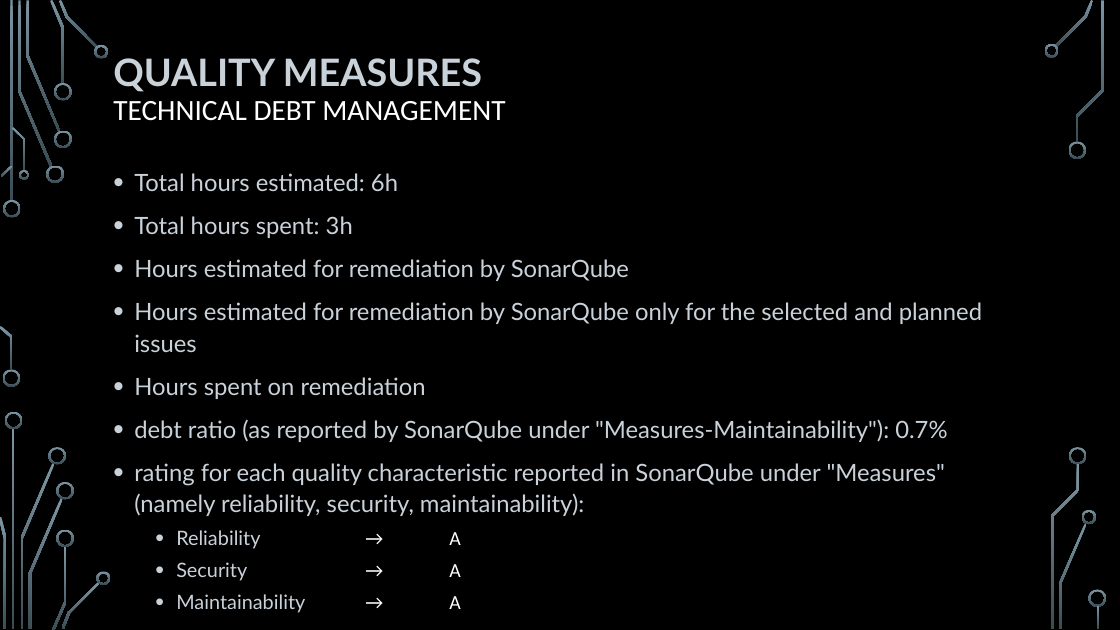
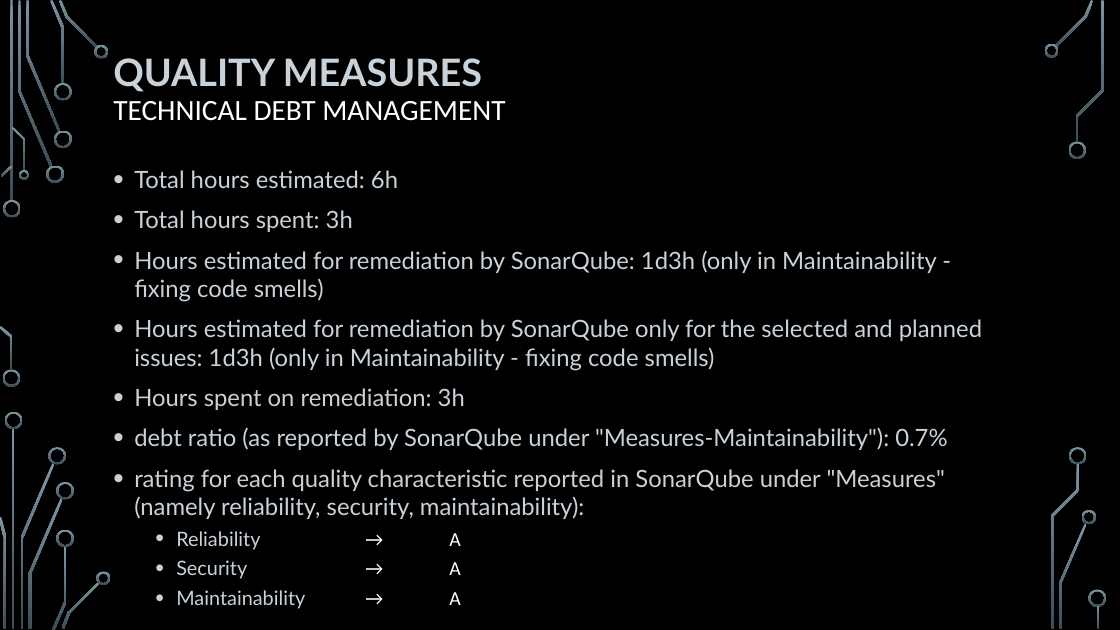
Before and after one commit to HeydarliAtabay/SolidarityPurchasingGroup, a slide deck: slide 11 of Retrospective/Sprint 1 - Retrospective.pptx. Drawn at 1120x630 pixels with LibreOffice and Linux fonts; fonts in the diff are those of the drawing; background and template pictures are left out. Boxes give left, top, right and bottom in pixels: in the first picture for what was removed or moved away, otherwise in the second. Text is boxed around its words. In the diff, an @@ line names an element or a change of style, - is before the commit and + after.

Commit message:
Retrospective update

```diff
--- a/Retrospective/Sprint 1 - Retrospective.pptx
+++ b/Retrospective/Sprint 1 - Retrospective.pptx
@@ text at (x1=134, y1=170, x2=947, y2=609): line spacing 1.1 to 1 @@
@@ text at (x1=134, y1=250, x2=982, y2=410): text changed @@
-• Hours estimated for remediation by SonarQube
-• Hours estimated for remediation by SonarQube only for the selected and planned issues
-• Hours spent on remediation
+• Hours estimated for remediation by SonarQube: 1d3h (only in Maintainability - fixing code smells)
+• Hours estimated for remediation by SonarQube only for the selected and planned issues: 1d3h (only in Maintainability - fixing code smells)
+• Hours spent on remediation: 3h
```
